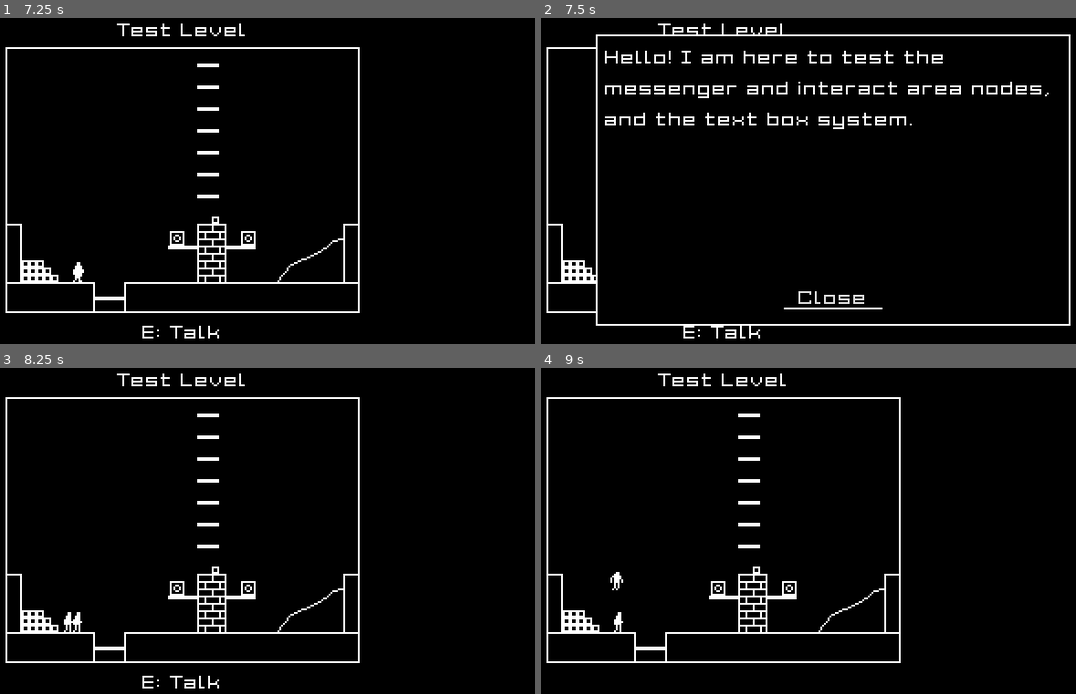
Above: before the commit, frames 1-4 (two rows, left to right).
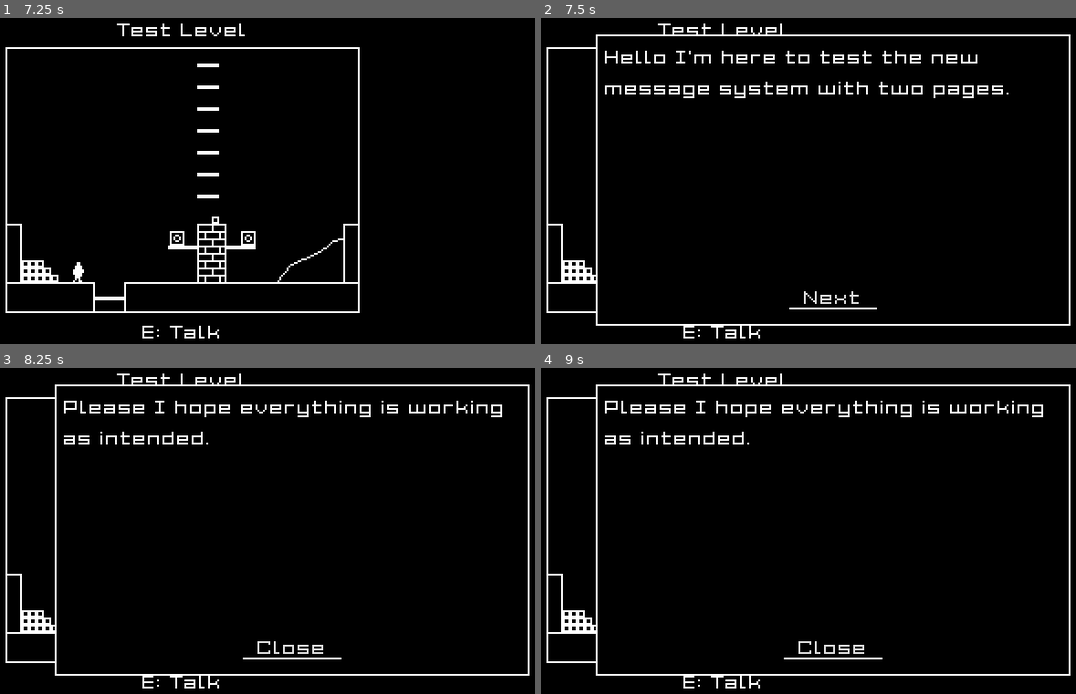
Above: after the commit, the same moments.

Repository: eldskald/sands-of-time
Game: Godot game, scene res://main.tscn
Two runs of this game, one before a commit and one after it. Both use one fixed random seed, a clock stepped at 60 frames per second and the inputs below.
Inputs (mouse positions are in pixels of both pictures, inside the frame that each line leads up to):
- Up to frame 1 (7.25 s): tap Enter at 0.5, 4.25 s; hold D (move_right) 0.53-2.03 s; tap E (interact) at 0.6, 1.55, 2.1, 2.85, 4.35, 5.1, 6.05, 6.6 s; tap Space (jump) at 0.77, 0.8, 1.07, 1.35, 1.52, 1.82, 2, 2.3, 3.02, 3.32, 3.6, 3.77, 4.07, 4.52, 4.82, 5.3, 5.85, 6.02, 6.32, 6.77, 6.8, 7.07 s; hold A (move_left) 2.03-2.78 s; hold D (move_right) 2.78-4.28 s; hold A (move_left) 4.28-5.03 s; hold D (move_right) 5.03-5.78 s; hold A (move_left) from 5.78 s (still down)
- Up to frame 2 (7.5 s): release A (move_left) at 7.28 s; hold D (move_right) from 7.28 s (still down); tap E (interact) at 7.35 s
- Up to frame 3 (8.25 s): tap Space (jump) at 7.52, 7.82 s; release D (move_right) at 8 s; click (294, 645) at 8 s, where only the run after the commit has a clickable "Next"
- Up to frame 4 (9 s): tap Space (jump) at 8.75, 8.85 s; hold D (move_right) from 8.78 s (still down)

Frame 1 is identical in both runs. In frame 2, 2.3% of the frame differs, in the area x 11-95%, y 10-90%; in frame 3, 5.6%; in frame 4, 5.8%, in the area x 10-99%, y 5-99%.

Commit message:
Add two page messages

Diff:
--- a/project/hud/hud.gd
+++ b/project/hud/hud.gd
@@ -6,8 +6,10 @@
 @onready var _game_screen: TextureRect = %GameScreen
 @onready var _level_title: Label = %LevelTitle
 @onready var _prompt: Label = %Prompt
-@onready var _text_container: CenterContainer = %TextBoxContainer
-@onready var _text_label: Label = %TextLabel
+@onready var _first_text_container: CenterContainer = %FirstTextContainer
+@onready var _final_text_container: CenterContainer = %FinalTextContainer
+@onready var _first_text_label: Label = %FirstTextLabel
+@onready var _final_text_label: Label = %FinalTextLabel
 
 var _next_prompt: String = ""
 
@@ -31,13 +33,24 @@
 	_next_prompt = new_prompt
 
 
-func set_text_box(text: String) -> void:
-	_text_container.show()
-	_text_label.text = text
+func set_text_box(text_1: String, text_2: String = "") -> void:
+	if text_2:
+		_first_text_label.text = text_1
+		_final_text_label.text = text_2
+		_first_text_container.show()
+		_final_text_container.show()
+	else:
+		_final_text_label.text = text_1
+		_final_text_container.show()
 	get_tree().paused = true
 
 
-func _on_close_text_button_pressed() -> void:
-	_text_container.hide()
-	_text_label.text = ""
+func _on_close_button_pressed() -> void:
+	_final_text_container.hide()
+	_final_text_label.text = ""
 	get_tree().paused = false
+
+
+func _on_next_button_pressed() -> void:
+	_first_text_container.hide()
+	_first_text_label.text = ""
--- a/project/hud/hud.tscn
+++ b/project/hud/hud.tscn
@@ -118,7 +118,7 @@
 layout_mode = 2
 size_flags_horizontal = 3
 
-[node name="TextBoxContainer" type="CenterContainer" parent="."]
+[node name="FinalTextContainer" type="CenterContainer" parent="."]
 unique_name_in_owner = true
 process_mode = 3
 visible = false
@@ -129,30 +129,70 @@
 grow_horizontal = 2
 grow_vertical = 2
 
-[node name="PanelContainer" type="PanelContainer" parent="TextBoxContainer"]
+[node name="PanelContainer" type="PanelContainer" parent="FinalTextContainer"]
 custom_minimum_size = Vector2(260, 160)
 layout_mode = 2
 
-[node name="MarginContainer" type="MarginContainer" parent="TextBoxContainer/PanelContainer"]
+[node name="MarginContainer" type="MarginContainer" parent="FinalTextContainer/PanelContainer"]
 layout_mode = 2
 
-[node name="VBoxContainer" type="VBoxContainer" parent="TextBoxContainer/PanelContainer/MarginContainer"]
+[node name="VBoxContainer" type="VBoxContainer" parent="FinalTextContainer/PanelContainer/MarginContainer"]
 layout_mode = 2
 
-[node name="TextLabel" type="Label" parent="TextBoxContainer/PanelContainer/MarginContainer/VBoxContainer"]
+[node name="FinalTextLabel" type="Label" parent="FinalTextContainer/PanelContainer/MarginContainer/VBoxContainer"]
 unique_name_in_owner = true
+custom_minimum_size = Vector2(0, 16)
 layout_mode = 2
 size_flags_vertical = 3
 autowrap_mode = 2
 
-[node name="MarginContainer" type="MarginContainer" parent="TextBoxContainer/PanelContainer/MarginContainer/VBoxContainer"]
+[node name="MarginContainer" type="MarginContainer" parent="FinalTextContainer/PanelContainer/MarginContainer/VBoxContainer"]
 layout_mode = 2
 
-[node name="CenterContainer" type="CenterContainer" parent="TextBoxContainer/PanelContainer/MarginContainer/VBoxContainer/MarginContainer"]
+[node name="CenterContainer" type="CenterContainer" parent="FinalTextContainer/PanelContainer/MarginContainer/VBoxContainer/MarginContainer"]
 layout_mode = 2
 
-[node name="CloseTextButton" type="Button" parent="TextBoxContainer/PanelContainer/MarginContainer/VBoxContainer/MarginContainer/CenterContainer"]
+[node name="CloseButton" type="Button" parent="FinalTextContainer/PanelContainer/MarginContainer/VBoxContainer/MarginContainer/CenterContainer"]
 layout_mode = 2
 text = "Close"
 
-[connection signal="pressed" from="TextBoxContainer/PanelContainer/MarginContainer/VBoxContainer/MarginContainer/CenterContainer/CloseTextButton" to="." method="_on_close_text_button_pressed"]
+[node name="FirstTextContainer" type="CenterContainer" parent="."]
+unique_name_in_owner = true
+process_mode = 3
+visible = false
+layout_mode = 1
+anchors_preset = 15
+anchor_right = 1.0
+anchor_bottom = 1.0
+grow_horizontal = 2
+grow_vertical = 2
+
+[node name="PanelContainer" type="PanelContainer" parent="FirstTextContainer"]
+custom_minimum_size = Vector2(260, 160)
+layout_mode = 2
+
+[node name="MarginContainer" type="MarginContainer" parent="FirstTextContainer/PanelContainer"]
+layout_mode = 2
+
+[node name="VBoxContainer" type="VBoxContainer" parent="FirstTextContainer/PanelContainer/MarginContainer"]
+layout_mode = 2
+
+[node name="FirstTextLabel" type="Label" parent="FirstTextContainer/PanelContainer/MarginContainer/VBoxContainer"]
+unique_name_in_owner = true
+custom_minimum_size = Vector2(0, 16)
+layout_mode = 2
+size_flags_vertical = 3
+autowrap_mode = 2
+
+[node name="MarginContainer" type="MarginContainer" parent="FirstTextContainer/PanelContainer/MarginContainer/VBoxContainer"]
+layout_mode = 2
+
+[node name="CenterContainer" type="CenterContainer" parent="FirstTextContainer/PanelContainer/MarginContainer/VBoxContainer/MarginContainer"]
+layout_mode = 2
+
+[node name="NextButton" type="Button" parent="FirstTextContainer/PanelContainer/MarginContainer/VBoxContainer/MarginContainer/CenterContainer"]
+layout_mode = 2
+text = "Next"
+
+[connection signal="pressed" from="FinalTextContainer/PanelContainer/MarginContainer/VBoxContainer/MarginContainer/CenterContainer/CloseButton" to="." method="_on_close_button_pressed"]
+[connection signal="pressed" from="FirstTextContainer/PanelContainer/MarginContainer/VBoxContainer/MarginContainer/CenterContainer/NextButton" to="." method="_on_next_button_pressed"]
--- a/project/interactables/messenger.gd
+++ b/project/interactables/messenger.gd
@@ -1,7 +1,8 @@
 class_name Messenger
 extends InteractArea
 
-@export_multiline var _message: String
+@export_multiline var _message_1: String
+@export_multiline var _message_2: String
 
 
 func _ready() -> void:
@@ -9,4 +10,4 @@
 
 
 func _on_interaction(_player: Player) -> void:
-	_hud.set_text_box(_message)
+	_hud.set_text_box(_message_1, _message_2)
--- a/project/levels/test.tscn
+++ b/project/levels/test.tscn
@@ -33,7 +33,8 @@
 [node name="Messenger" type="Area2D" parent="." index="5"]
 position = Vector2(38, 123)
 script = ExtResource("2_ny0t1")
-_message = "Hello! I am here to test the messenger and interact area nodes, and the text box system."
+_message_1 = "Hello I'm here to test the new message system with two pages."
+_message_2 = "Please I hope everything is working as intended."
 _prompt = "Talk"
 metadata/_custom_type_script = "uid://cg7g7hmr4m00w"
 
--- a/project/player/player.gd
+++ b/project/player/player.gd
@@ -23,7 +23,6 @@
 @export_category("Throwables")
 @export var spawn_pos: Vector2
 @export var box_jump_spawn_pos: Vector2
-@export var box_jump_offset: Vector2
 @export var box_spawn_vel: Vector2
 @export var float_box: PackedScene
 
@@ -87,7 +86,6 @@
 	_carrying = false
 	_set_state(State.AIRBORNE)
 	velocity.y = -box_jump_speed
-	#position += Vector2(_facing * box_jump_offset.x, box_jump_offset.y)
 
 
 func _set_state(new_state: State) -> void:
--- a/project/player/player.tscn
+++ b/project/player/player.tscn
@@ -284,7 +284,6 @@
 float_fall_speed = 40.0
 spawn_pos = Vector2(5, -3)
 box_jump_spawn_pos = Vector2(2, 4)
-box_jump_offset = Vector2(4, -5)
 box_spawn_vel = Vector2(100, -100)
 float_box = ExtResource("2_yw30f")
 
